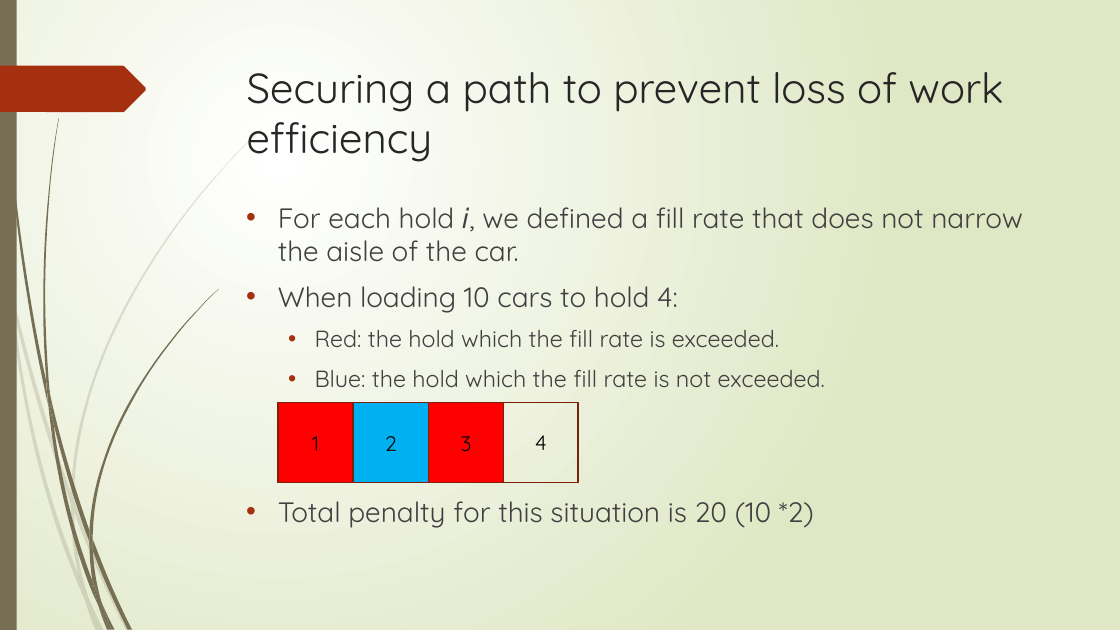
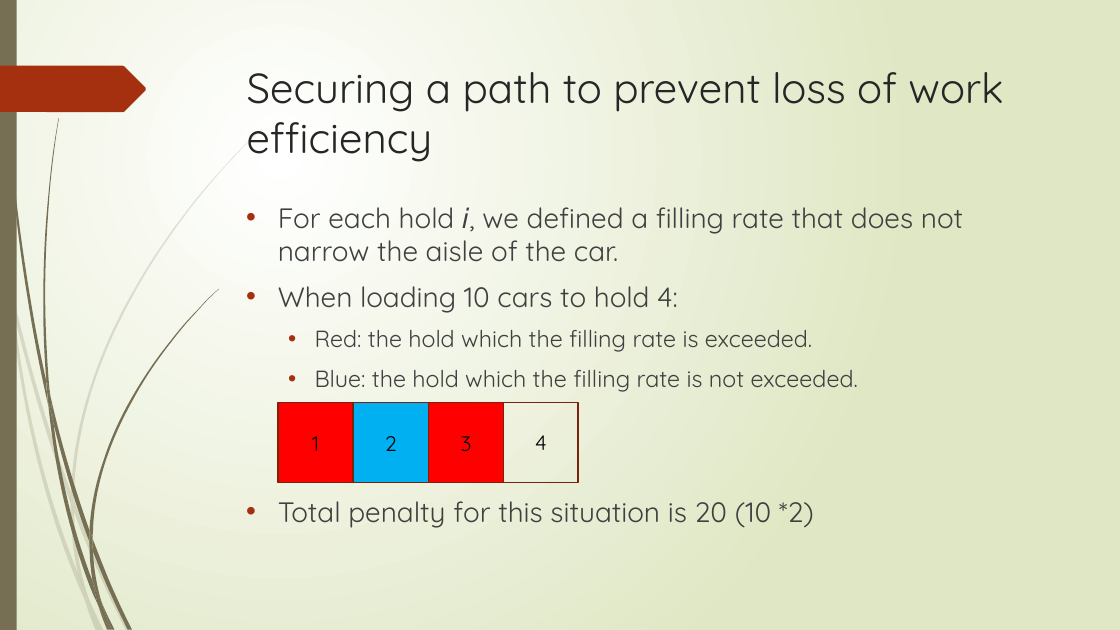
Before and after one commit to r-kurosu/kline_new, a slide deck: slide 15 of 竹田_合同研究会.pptx. Drawn at 1120x630 pixels with LibreOffice and Linux fonts; fonts in the diff are those of the drawing. Boxes give left, top, right and bottom in pixels: in the first picture for what was removed or moved away, otherwise in the second. Text is boxed around its words. In the diff, an @@ line names an element or a change of style, - is before the commit and + after.

```diff
--- a/竹田_合同研究会.pptx
+++ b/竹田_合同研究会.pptx
@@ text at <box>278,207,963,262</box>: text changed @@
-• For each hold 𝑖, we defined a fill rate that does not narrow the aisle of the car.
+• For each hold 𝑖, we defined a filling rate that does not narrow the aisle of the car.
@@ text at <box>315,330,858,392</box>: text changed @@
-  • Red: the hold which the fill rate is exceeded.
-  • Blue: the hold which the fill rate is not exceeded.
+  • Red: the hold which the filling rate is exceeded.
+  • Blue: the hold which the filling rate is not exceeded.
```
Also in this commit, not shown: 1 other slide changed, 6 other files.
